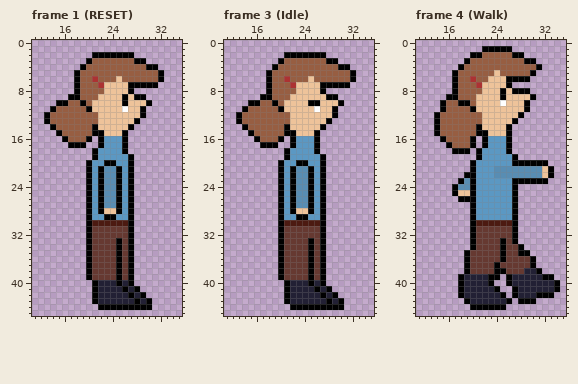
Edited in one commit: pixel-art file (assets/characters/alicia/alicia_adulta.aseprite). Above, as it was before the edit.
48x48 pixels, 7 frames. Shown: frame 1 (RESET): x 11..35, y 0..45; frame 3 (Idle): x 11..35, y 0..45; frame 4 (Walk): x 11..35, y 0..45. The commit also changed other frames, which this record leaves out.
After the commit:
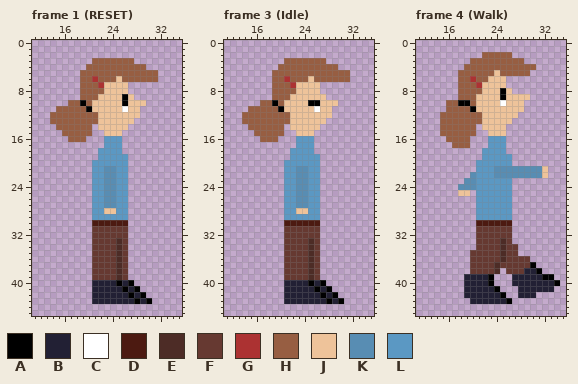
Palette (. is transparent): A #000000  B #222034  C #ffffff  D #4c1a11  E #4d2c26  F #663931  G #ac3232  H #975e42  J #eec39a  K #588db3  L #5b98c3
What changed:
layer "Outline" now hidden
Frame 1 (RESET):
The edit turns colour A into colour B in rows 40 to 43 at x 21.
The edit turns colour A into colour E in rows 33 to 39 at x 25.
The edit turns colour A into colour L in row 20 at x 23 to 24; in rows 21 to 28 at x 22 and 25; in row 29 at x 23 to 24.
The edit erases colour A in row 2 at x 21 to 27; in row 3 at x 20 and 28 to 29; in row 4 at x 19 and 30 to 31; in rows 5 to 6 at x 18 and 32; in row 7 at x 18 and 27 to 31; in row 8 at x 18 and 27.
The edit erases colour A in row 9 at x 17 to 18 and 28 to 29; in row 10 at x 15 to 16 and 30; in row 11 at x 14 and 29; in row 12 at x 13 and 29; in row 13 at x 13 and 28; in row 14 at x 14, 21 and 27.
The edit erases colour A in row 15 at x 15, 21 to 22 and 26; in row 16 at x 16, 20, 22 and 26; in row 17 at x 17 to 19, 22 and 26; in row 18 at x 21 and 26; in row 19 at x 21 and 27; in rows 20 to 39 at x 20 and 27.
The edit erases colour A in row 44 at x 22 to 30.
Frame 3 (Idle): the same change as frame 1 (RESET)
Frame 4 (Walk):
The edit turns colour A into colour E in rows 33 to 36 at x 25; in rows 37 to 38 at x 24.
The edit turns colour A into colour K in rows 22 to 24 at x 20.
The edit erases colour A in row 1 at x 22 to 26; in row 2 at x 20 to 21 and 27 to 28; in row 3 at x 19 and 29 to 30; in row 4 at x 18 and 31; in row 5 at x 17 and 30; in row 6 at x 17 and 26 to 29.
The edit erases colour A in row 7 at x 17 and 26; in row 8 at x 17 and 27 to 29; in row 9 at x 16 to 17 and 30; in rows 10 to 11 at x 15 and 29; in row 12 at x 14 and 28; in row 13 at x 14 and 27.
The edit erases colour A in row 14 at x 14, 21 and 26; in row 15 at x 14, 21 to 22 and 26; in row 16 at x 15, 20, 22 and 26; in row 17 at x 16, 20, 22 and 26; in row 18 at x 17 to 19, 21 and 26; in row 19 at x 21 and 27.
The edit erases colour A in row 20 at x 20 and 27 to 32; in row 21 at x 20 and 33; in row 22 at x 19 and 33; in row 23 at x 18 and 27 to 32; in row 24 at x 17 and 27; in row 25 at x 17, 20 and 27.
The edit erases colour A in row 26 at x 18 to 20 and 27; in rows 27 to 33 at x 20 and 27; in row 34 at x 20 and 28; in row 35 at x 19 and 28 to 29; in row 36 at x 19 and 30; in row 37 at x 19.
The edit erases colour A in row 38 at x 19 and 25; in row 39 at x 18, 24 and 26; in row 40 at x 18 and 26; in row 41 at x 18, 27 and 34; in row 42 at x 18, 27 and 31 to 33; in row 43 at x 19 and 28 to 30.
The edit erases colour A in row 44 at x 20 to 25.
